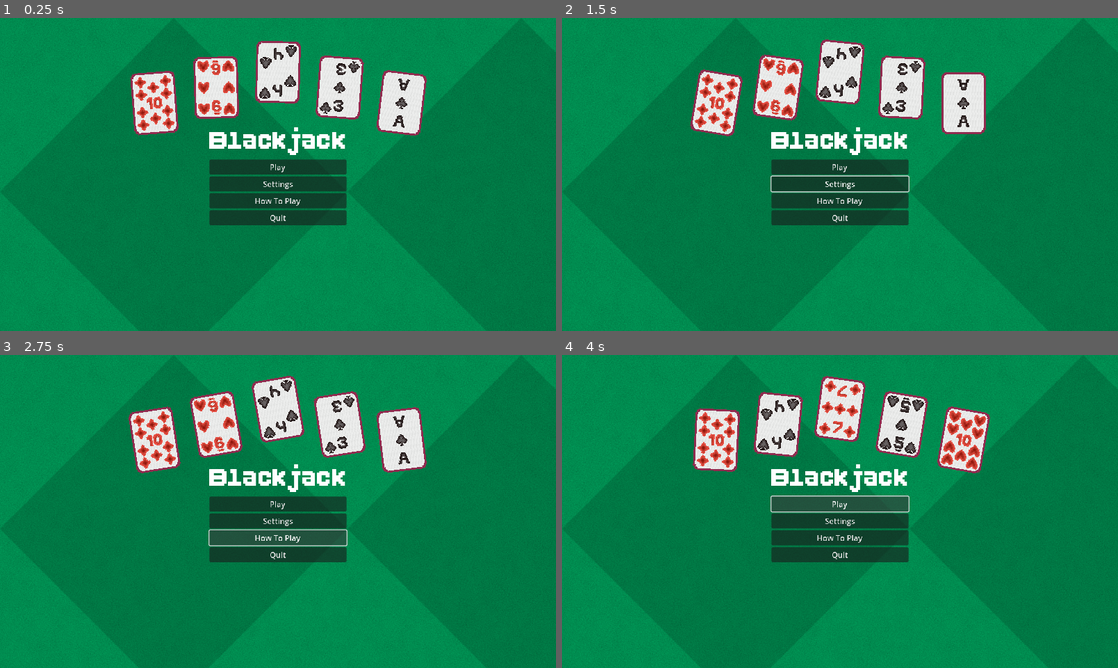
Above: before the commit, frames 1-4 (two rows, left to right).
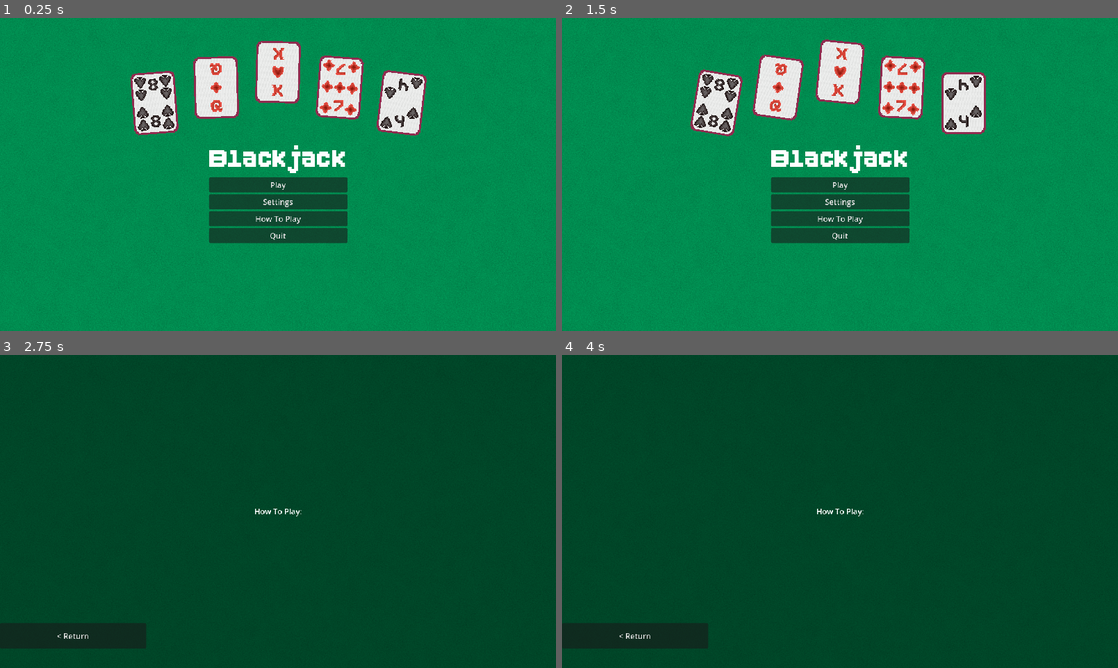
Above: after the commit, the same moments.

Repository: Brody-R/SDEV-265
Game: Godot game, scene res://Assets/Scenes/base_node.tscn
Two runs of this game, one before a commit and one after it. Both use one fixed random seed, a clock stepped at 60 frames per second and the inputs below. Before the commit the project starts from res://Assets/Scenes/main_menu.tscn.
Inputs (mouse positions are in pixels of both pictures, inside the frame that each line leads up to):
- Up to frame 1 (0.25 s): no input
- Up to frame 2 (1.5 s): click "Settings" at 0.5 s; click (634, 299) at 1.25 s, where only the run after the commit has a clickable "< Return"
- Up to frame 3 (2.75 s): click "How To Play" at 2 s
- Up to frame 4 (4 s): click (840, 505) at 2.75 s, where only the run before the commit has a clickable "Play"; click (840, 505) at 3.5 s, where only the run before the commit has a clickable "Play"

The runs differ from the first frame. In frame 1, 6.6% of the frame differs, in the area x 24-76%, y 8-72%; in frame 2, 6.7%; in frame 3, 97%; in frame 4, 97%, in the area x 0-100%, y 0-100%.

Commit message:
Added base node and scene changer
Put together first scene changer and added functionality to the menu buttons. A lot of placeholders right now.

Diff:
--- /dev/null
+++ b/Assets/Scenes/base_node.gd
@@ -0,0 +1,29 @@
+extends Node
+
+var menuScene = preload("res://Assets/Scenes/main_menu.tscn")
+var gameScene = preload("res://Assets/Scenes/game.tscn")
+
+var currentScene: Node = null
+
+
+
+func _ready():
+	loadScene("MainMenu")
+
+func loadScene(desiredSceneName):
+	if currentScene:
+		currentScene.queue_free()
+		currentScene = null
+
+	var packed: PackedScene
+
+	if desiredSceneName == "MainMenu":
+		packed = menuScene
+	elif desiredSceneName == "Game":
+		packed = gameScene
+	else:
+		push_error("Scene not found: " + desiredSceneName)
+		return
+
+	currentScene = packed.instantiate()
+	add_child(currentScene)
--- /dev/null
+++ b/Assets/Scenes/base_node.tscn
@@ -0,0 +1,11 @@
+[gd_scene load_steps=3 format=3 uid="uid://d0pv002e5dqgw"]
+
+[ext_resource type="Script" path="res://Assets/Scenes/base_node.gd" id="1_hk76w"]
+[ext_resource type="AudioStream" uid="uid://bvkeggagf6ha7" path="res://Assets/Audio/DefaultTheme.mp3" id="2_xr6qe"]
+
+[node name="BaseNode" type="Node"]
+script = ExtResource("1_hk76w")
+
+[node name="AudioStreamPlayer" type="AudioStreamPlayer" parent="."]
+stream = ExtResource("2_xr6qe")
+autoplay = true
--- /dev/null
+++ b/Assets/Scenes/game.tscn
@@ -0,0 +1,68 @@
+[gd_scene load_steps=5 format=3 uid="uid://ca21uqhdkecpl"]
+
+[ext_resource type="Texture2D" uid="uid://bvcm5pa70bll6" path="res://Assets/Textures/felt.png" id="2_kgc4o"]
+[ext_resource type="Texture2D" uid="uid://ckitacn7wg1ey" path="res://Assets/Textures/DiamondPatternA.png" id="3_0n1xj"]
+[ext_resource type="LabelSettings" uid="uid://cmhtmc70kii0m" path="res://Assets/TitleLabelSettings.tres" id="4_mp8qv"]
+[ext_resource type="PackedScene" uid="uid://dpch8vd55wsiy" path="res://Assets/Scenes/card.tscn" id="5_4l4rb"]
+
+[node name="Game" type="Control"]
+layout_mode = 3
+anchors_preset = 15
+anchor_right = 1.0
+anchor_bottom = 1.0
+grow_horizontal = 2
+grow_vertical = 2
+
+[node name="Background" type="TextureRect" parent="."]
+self_modulate = Color(1.15514e-06, 0.636547, 0.362807, 1)
+layout_mode = 1
+anchors_preset = 15
+anchor_right = 1.0
+anchor_bottom = 1.0
+grow_horizontal = 2
+grow_vertical = 2
+texture = ExtResource("2_kgc4o")
+expand_mode = 1
+stretch_mode = 1
+
+[node name="Pattern" type="TextureRect" parent="Background"]
+visible = false
+self_modulate = Color(0, 0, 0, 0.145098)
+texture_repeat = 2
+layout_mode = 1
+anchors_preset = 15
+anchor_right = 1.0
+anchor_bottom = 1.0
+grow_horizontal = 2
+grow_vertical = 2
+texture = ExtResource("3_0n1xj")
+expand_mode = 1
+stretch_mode = 1
+
+[node name="Main" type="Control" parent="."]
+layout_mode = 1
+anchors_preset = 15
+anchor_right = 1.0
+anchor_bottom = 1.0
+grow_horizontal = 2
+grow_vertical = 2
+
+[node name="List" type="VBoxContainer" parent="Main"]
+layout_mode = 1
+anchors_preset = 5
+anchor_left = 0.5
+anchor_right = 0.5
+offset_left = -252.5
+offset_right = 252.5
+offset_bottom = 260.0
+grow_horizontal = 2
+alignment = 1
+
+[node name="Label" type="Label" parent="Main/List"]
+layout_mode = 2
+text = "Test Game Scene"
+label_settings = ExtResource("4_mp8qv")
+horizontal_alignment = 1
+
+[node name="Card5" parent="Main" instance=ExtResource("5_4l4rb")]
+position = Vector2(999, 354)
--- a/Assets/Scenes/main_menu.gd
+++ b/Assets/Scenes/main_menu.gd
@@ -3,17 +3,63 @@
 
 # Called when the node enters the scene tree for the first time.
 func _ready():
-	$Card.animStartTime = float(0.4)
-	$Card.mainMenu()
-	$Card2.animStartTime = float(0.3)
-	$Card2.mainMenu()
-	$Card3.animStartTime = float(0.2)
-	$Card3.mainMenu()
-	$Card4.animStartTime = float(0.1)
-	$Card4.mainMenu()
-	$Card5.animStartTime = float(0.0)
-	$Card5.mainMenu()
 
-# Called every frame. 'delta' is the elapsed time since the previous frame.
-func _process(delta):
-	pass
+	var baseNode = get_parent()
+
+	var mainNode = get_node("Main")
+	var helpNode = get_node("Help")
+	var settingsNode = get_node("Settings")
+
+	var buttonList = get_node("Main/List")
+	var playBtn = buttonList.get_node("PlayBtn")
+	var quitBtn = buttonList.get_node("QuitBtn")
+	var helpBtn = buttonList.get_node("RulesBtn")
+	var settingsBtn = buttonList.get_node("SettingsBtn")
+
+	var settingsBackBtn = settingsNode.get_node("BackBtn")
+	var helpBackBtn = helpNode.get_node("BackBtn")
+
+	playBtn.pressed.connect(func():
+		baseNode.loadScene("Game")
+	)
+
+	quitBtn.pressed.connect(func():
+		get_tree().quit()
+	)
+
+	helpBtn.pressed.connect(func():
+		mainNode.visible = false
+		helpNode.visible = true
+	)
+	helpBackBtn.pressed.connect(func():
+		mainNode.visible = true
+		helpNode.visible = false
+	)
+
+	settingsBtn.pressed.connect(func():
+		mainNode.visible = false
+		settingsNode.visible = true
+	)
+	settingsBackBtn.pressed.connect(func():
+		mainNode.visible = true
+		settingsNode.visible = false
+	)
+	animateCards()
+
+
+func animateCards():
+	var card = get_node("Main/Card")
+	var card2 = get_node("Main/Card2")
+	var card3 = get_node("Main/Card3")
+	var card4 = get_node("Main/Card4")
+	var card5 = get_node("Main/Card5")
+	card.animStartTime = float(0.4)
+	card.mainMenu()
+	card2.animStartTime = float(0.3)
+	card2.mainMenu()
+	card3.animStartTime = float(0.2)
+	card3.mainMenu()
+	card4.animStartTime = float(0.1)
+	card4.mainMenu()
+	card5.animStartTime = float(0.0)
+	card5.mainMenu()
--- a/Assets/Scenes/main_menu.tscn
+++ b/Assets/Scenes/main_menu.tscn
@@ -28,6 +28,7 @@
 stretch_mode = 1
 
 [node name="Pattern" type="TextureRect" parent="Background"]
+visible = false
 self_modulate = Color(0, 0, 0, 0.145098)
 texture_repeat = 2
 layout_mode = 1
@@ -40,51 +41,157 @@
 expand_mode = 1
 stretch_mode = 1
 
-[node name="VBoxContainer" type="VBoxContainer" parent="."]
+[node name="Main" type="Control" parent="."]
 layout_mode = 1
-anchors_preset = 13
+anchors_preset = 15
+anchor_right = 1.0
+anchor_bottom = 1.0
+grow_horizontal = 2
+grow_vertical = 2
+
+[node name="List" type="VBoxContainer" parent="Main"]
+layout_mode = 1
+anchors_preset = 8
 anchor_left = 0.5
+anchor_top = 0.5
 anchor_right = 0.5
-anchor_bottom = 1.0
-offset_left = -35.5
-offset_right = 35.5
+anchor_bottom = 0.5
+offset_left = -143.0
+offset_top = -93.0
+offset_right = 144.0
+offset_bottom = 167.0
 grow_horizontal = 2
 grow_vertical = 2
 alignment = 1
 
-[node name="Label" type="Label" parent="VBoxContainer"]
+[node name="Label" type="Label" parent="Main/List"]
 layout_mode = 2
 text = "Blackjack"
 label_settings = ExtResource("1_neovj")
 horizontal_alignment = 1
 
-[node name="PlayBtn" type="Button" parent="VBoxContainer"]
+[node name="PlayBtn" type="Button" parent="Main/List"]
 layout_mode = 2
 text = "Play"
 
-[node name="SettingsBtn" type="Button" parent="VBoxContainer"]
+[node name="SettingsBtn" type="Button" parent="Main/List"]
 layout_mode = 2
 text = "Settings"
 
-[node name="RulesBtn" type="Button" parent="VBoxContainer"]
+[node name="RulesBtn" type="Button" parent="Main/List"]
 layout_mode = 2
 text = "How To Play"
 
-[node name="QuitBtn" type="Button" parent="VBoxContainer"]
+[node name="QuitBtn" type="Button" parent="Main/List"]
 layout_mode = 2
 text = "Quit"
 
-[node name="Card" parent="." instance=ExtResource("2_dvcnj")]
+[node name="Card" parent="Main" instance=ExtResource("2_dvcnj")]
 position = Vector2(320, 176)
 
-[node name="Card2" parent="." instance=ExtResource("2_dvcnj")]
+[node name="Card2" parent="Main" instance=ExtResource("2_dvcnj")]
 position = Vector2(448, 144)
 
-[node name="Card3" parent="." instance=ExtResource("2_dvcnj")]
+[node name="Card3" parent="Main" instance=ExtResource("2_dvcnj")]
 position = Vector2(576, 112)
 
-[node name="Card4" parent="." instance=ExtResource("2_dvcnj")]
+[node name="Card4" parent="Main" instance=ExtResource("2_dvcnj")]
 position = Vector2(704, 144)
 
-[node name="Card5" parent="." instance=ExtResource("2_dvcnj")]
+[node name="Card5" parent="Main" instance=ExtResource("2_dvcnj")]
 position = Vector2(832, 176)
+
+[node name="Help" type="Control" parent="."]
+visible = false
+layout_mode = 1
+anchors_preset = 15
+anchor_right = 1.0
+anchor_bottom = 1.0
+grow_horizontal = 2
+grow_vertical = 2
+
+[node name="BGshade" type="ColorRect" parent="Help"]
+layout_mode = 1
+anchors_preset = 15
+anchor_right = 1.0
+anchor_bottom = 1.0
+grow_horizontal = 2
+grow_vertical = 2
+color = Color(0, 0, 0, 0.501961)
+
+[node name="Label" type="Label" parent="Help"]
+layout_mode = 1
+anchors_preset = 8
+anchor_left = 0.5
+anchor_top = 0.5
+anchor_right = 0.5
+anchor_bottom = 0.5
+offset_left = -117.5
+offset_top = -86.0
+offset_right = 117.5
+offset_bottom = 86.0
+grow_horizontal = 2
+grow_vertical = 2
+text = "How To Play:
+"
+horizontal_alignment = 1
+vertical_alignment = 1
+
+[node name="BackBtn" type="Button" parent="Help"]
+layout_mode = 1
+anchors_preset = 4
+anchor_top = 0.5
+anchor_bottom = 0.5
+offset_top = 231.0
+offset_right = 303.0
+offset_bottom = 284.0
+grow_vertical = 2
+text = "< Return"
+
+[node name="Settings" type="Control" parent="."]
+visible = false
+layout_mode = 1
+anchors_preset = 15
+anchor_right = 1.0
+anchor_bottom = 1.0
+grow_horizontal = 2
+grow_vertical = 2
+
+[node name="BGshade2" type="ColorRect" parent="Settings"]
+layout_mode = 1
+anchors_preset = 15
+anchor_right = 1.0
+anchor_bottom = 1.0
+grow_horizontal = 2
+grow_vertical = 2
+color = Color(0, 0, 0, 0.501961)
+
+[node name="Label" type="Label" parent="Settings"]
+layout_mode = 1
+anchors_preset = 8
+anchor_left = 0.5
+anchor_top = 0.5
+anchor_right = 0.5
+anchor_bottom = 0.5
+offset_left = -117.5
+offset_top = -86.0
+offset_right = 117.5
+offset_bottom = 86.0
+grow_horizontal = 2
+grow_vertical = 2
+text = "Settings Test Menu
+
+"
+horizontal_alignment = 1
+vertical_alignment = 1
+
+[node name="BackBtn" type="Button" parent="Settings"]
+layout_mode = 1
+anchors_preset = 4
+anchor_top = 0.5
+anchor_bottom = 0.5
+offset_top = 231.0
+offset_right = 303.0
+offset_bottom = 284.0
+grow_vertical = 2
+text = "< Return"
--- a/project.godot
+++ b/project.godot
@@ -11,7 +11,7 @@
 [application]
 
 config/name="SDEV265 Project"
-run/main_scene="res://Assets/Scenes/main_menu.tscn"
+run/main_scene="res://Assets/Scenes/base_node.tscn"
 config/features=PackedStringArray("4.2", "Forward Plus")
 config/icon="res://icon.svg"
 
Not shown, added: Assets/Audio/DefaultTheme.mp3.import
Not shown, added: Assets/Audio/Game (Hardcore Version).mp3.import
Not shown, added: Assets/Audio/DefaultTheme.mp3
Not shown, added: Assets/Audio/Game (Hardcore Version).mp3
Not shown, added: Assets/Scenes/basAD0F.tmp
Not shown, added: Assets/Scenes/basB935.tmp
Not shown, added: Assets/Scenes/basCB64.tmp
